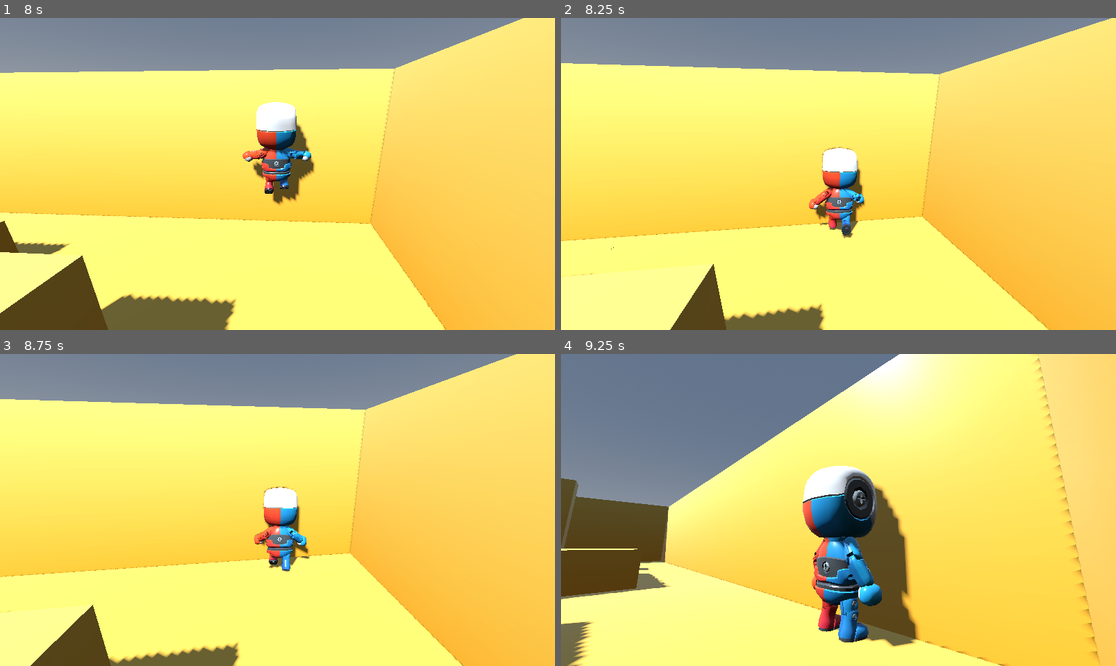
Above: before the commit, frames 1-4 (two rows, left to right).
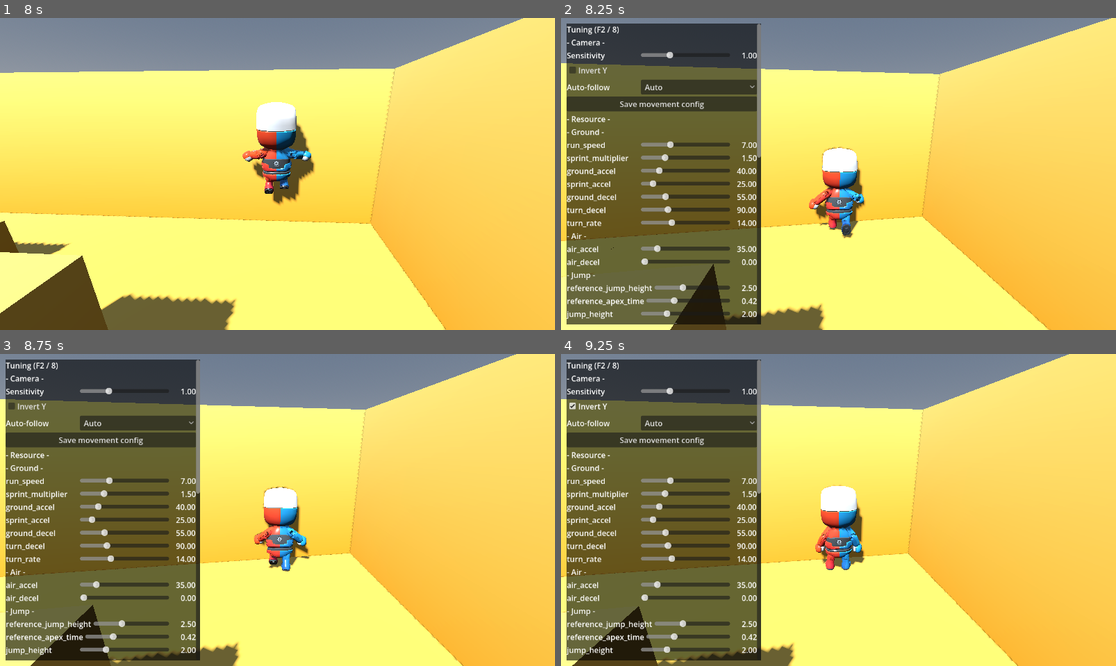
Above: after the commit, the same moments.

Repository: bistlaudio/Attimo
Game: Godot game, scene res://scenes/test/test_scene.tscn
The game is run twice, just before and just after one commit, with the same random seed, the same clock (stepped at 60 frames per second) and the same inputs.
Inputs (mouse positions are in pixels of both pictures, inside the frame that each line leads up to):
- Up to frame 1 (8 s): tap Enter at 0.5 s; move the mouse to (305, 174) at 0.52 s; hold W (move_forward) 0.53-5.78 s; right-click (305, 174) at 0.6 s; click (305, 174) at 0.67 s; tap Space (jump) at 0.77, 1.52, 3.02, 3.77, 4.52, 6.02, 6.77, 7.52 s; move the mouse to (249, 174) at 1.27 s; tap Middle mouse button (camera_recenter) at 1.35 s; click (249, 174) at 1.42 s; move the mouse to (288, 167) at 2.02 s; hold Q (dash) 2.03-2.78 s; click (288, 167) at 2.17 s; move the mouse to (271, 180) at 2.77 s; tap E (interact) at 2.85 s; click (271, 180) at 2.92 s; move the mouse to (316, 177) at 3.52 s; tap Mouse wheel down (module_next) at 3.6 s; click (316, 177) at 3.67 s; move the mouse to (233, 170) at 4.27 s; tap Mouse wheel up (module_prev) at 4.35 s; click (233, 170) at 4.42 s; move the mouse to (283, 174) at 5.02 s; hold Shift (sprint) 5.03-5.78 s; click (283, 174) at 5.17 s; move the mouse to (255, 167) at 5.77 s; hold D (move_right) 5.78-6.53 s; click (255, 167) at 5.85 s; move the mouse to (305, 174) at 6.52 s; hold W (move_forward) from 6.53 s (still down); tap K at 6.6 s; click (305, 174) at 6.67 s; move the mouse to (249, 174) at 7.27 s; tap Ctrl at 7.35 s; click (249, 174) at 7.42 s
- Up to frame 2 (8.25 s): keep holding W (move_forward); move the mouse to (849, 167) at 8.02 s; tap 8 at 8.1 s; click (849, 167) at 8.17 s
- Up to frame 3 (8.75 s): keep holding W (move_forward)
- Up to frame 4 (9.25 s): release W (move_forward) at 8.75 s; click (660, 407) at 8.75 s, where only the run after the commit has a clickable "Invert Y"

Frame 1 is identical in both runs. In frame 2, 34% of the frame differs, in the area x 1-37%, y 1-99%; in frame 3, 34%; in frame 4, 54%, in the area x 0-97%, y 0-100%.

Commit message:
feat(02-12): camera section, auto-follow selector and editor-only Save in the tuning panel
- Sensitivity, invert-Y and Auto-follow apply to the rig and save to settings_path
- Selector items come from CameraSettings.AUTO_FOLLOW_MODES, unknown modes are refused
- Save movement config is enabled only in the editor and never writes user://
- TuningPanel instanced in the test scene after the MetricsOverlay

Co-Authored-By: Claude Sonnet 5.5 <noreply@anthropic.com>

Diff:
--- a/attimo/scenes/debug/tuning_panel.tscn
+++ b/attimo/scenes/debug/tuning_panel.tscn
@@ -31,6 +31,59 @@
 layout_mode = 2
 text = "Tuning (F2 / 8)"
 
+[node name="CameraHeader" type="Label" parent="PanelContainer/Scroll/Content"]
+layout_mode = 2
+text = "- Camera -"
+
+[node name="SensitivityRow" type="HBoxContainer" parent="PanelContainer/Scroll/Content"]
+layout_mode = 2
+
+[node name="SensitivityLabel" type="Label" parent="PanelContainer/Scroll/Content/SensitivityRow"]
+custom_minimum_size = Vector2(150, 0)
+layout_mode = 2
+text = "Sensitivity"
+
+[node name="SensitivitySlider" type="HSlider" parent="PanelContainer/Scroll/Content/SensitivityRow"]
+unique_name_in_owner = true
+custom_minimum_size = Vector2(150, 0)
+layout_mode = 2
+size_flags_horizontal = 3
+size_flags_vertical = 4
+min_value = 0.1
+max_value = 3.0
+step = 0.05
+value = 1.0
+
+[node name="SensitivityValue" type="Label" parent="PanelContainer/Scroll/Content/SensitivityRow"]
+unique_name_in_owner = true
+custom_minimum_size = Vector2(52, 0)
+layout_mode = 2
+text = "1.00"
+horizontal_alignment = 2
+
+[node name="InvertYCheck" type="CheckBox" parent="PanelContainer/Scroll/Content"]
+unique_name_in_owner = true
+layout_mode = 2
+text = "Invert Y"
+
+[node name="AutoFollowRow" type="HBoxContainer" parent="PanelContainer/Scroll/Content"]
+layout_mode = 2
+
+[node name="AutoFollowLabel" type="Label" parent="PanelContainer/Scroll/Content/AutoFollowRow"]
+custom_minimum_size = Vector2(150, 0)
+layout_mode = 2
+text = "Auto-follow"
+
+[node name="AutoFollowSelector" type="OptionButton" parent="PanelContainer/Scroll/Content/AutoFollowRow"]
+unique_name_in_owner = true
+layout_mode = 2
+size_flags_horizontal = 3
+
+[node name="SaveButton" type="Button" parent="PanelContainer/Scroll/Content"]
+unique_name_in_owner = true
+layout_mode = 2
+text = "Save movement config"
+
 [node name="Rows" type="VBoxContainer" parent="PanelContainer/Scroll/Content"]
 unique_name_in_owner = true
 layout_mode = 2
--- a/attimo/scenes/test/test_scene.tscn
+++ b/attimo/scenes/test/test_scene.tscn
@@ -8,6 +8,7 @@
 [ext_resource type="PackedScene" path="res://scenes/debug/event_log.tscn" id="6_log"]
 [ext_resource type="PackedScene" path="res://scenes/camera/camera_rig.tscn" id="7_rig"]
 [ext_resource type="PackedScene" path="res://scenes/debug/metrics_overlay.tscn" id="8_metrics"]
+[ext_resource type="PackedScene" path="res://scenes/debug/tuning_panel.tscn" id="9_tuning"]
 
 [sub_resource type="ProceduralSkyMaterial" id="ProceduralSkyMaterial_sky"]
 
@@ -181,3 +182,5 @@
 [node name="EventLog" parent="." instance=ExtResource("6_log")]
 
 [node name="MetricsOverlay" parent="." instance=ExtResource("8_metrics")]
+
+[node name="TuningPanel" parent="." instance=ExtResource("9_tuning")]
--- a/attimo/scripts/debug/tuning_panel.gd
+++ b/attimo/scripts/debug/tuning_panel.gd
@@ -15,14 +15,31 @@
 @export var settings_path: String = CameraSettings.DEFAULT_PATH
 
 var _config: MovementConfig
+var _rig: CameraRig
 var _sliders: Dictionary[StringName, HSlider] = {}
 var _value_labels: Dictionary[StringName, Label] = {}
 
 @onready var _rows: VBoxContainer = %Rows
+@onready var _sensitivity_slider: HSlider = %SensitivitySlider
+@onready var _sensitivity_value: Label = %SensitivityValue
+@onready var _invert_y_check: CheckBox = %InvertYCheck
+@onready var _auto_follow_selector: OptionButton = %AutoFollowSelector
+@onready var _save_button: Button = %SaveButton
 
 
 func _ready() -> void:
 	visible = false
+	# The camera controls take their range and choices from CameraSettings, so panel and settings cannot disagree.
+	_sensitivity_slider.min_value = CameraSettings.SENSITIVITY_MIN
+	_sensitivity_slider.max_value = CameraSettings.SENSITIVITY_MAX
+	for mode: String in CameraSettings.AUTO_FOLLOW_MODES:
+		_auto_follow_selector.add_item(mode.capitalize())
+	_sensitivity_slider.value_changed.connect(set_sensitivity)
+	_invert_y_check.toggled.connect(set_invert_y)
+	_auto_follow_selector.item_selected.connect(_on_auto_follow_selected)
+	# A15: the shared res:// config is only ever saved from the editor.
+	_save_button.disabled = not OS.has_feature("editor")
+	_save_button.pressed.connect(_on_save_pressed)
 	# Deferred, so the scene order of panel, player and rig does not matter.
 	_bind.call_deferred()
 
@@ -40,6 +57,43 @@
 		return
 	slider.set_value_no_signal(value)
 	_apply(slider.value, property)
+
+
+## Sets the mouse sensitivity multiplier (clamped to the CameraSettings range), applies it to the rig and saves it.
+func set_sensitivity(value: float) -> void:
+	var clamped: float = clampf(value, CameraSettings.SENSITIVITY_MIN, CameraSettings.SENSITIVITY_MAX)
+	_sensitivity_slider.set_value_no_signal(clamped)
+	_sensitivity_value.text = _format(clamped)
+	var updated: CameraSettings = _copy_rig_settings()
+	if updated == null:
+		return
+	updated.sensitivity = clamped
+	_apply_camera_settings(updated)
+
+
+## Flips the vertical mouse look, applies it to the rig and saves it.
+func set_invert_y(enabled: bool) -> void:
+	_invert_y_check.set_pressed_no_signal(enabled)
+	var updated: CameraSettings = _copy_rig_settings()
+	if updated == null:
+		return
+	updated.invert_y = enabled
+	_apply_camera_settings(updated)
+
+
+## Sets the auto-follow mode (A41), applies it to the rig and saves it. A mode outside
+## CameraSettings.AUTO_FOLLOW_MODES is refused: nothing changes and the selector keeps showing the rig's mode.
+func set_auto_follow_mode(mode: String) -> void:
+	var index: int = CameraSettings.AUTO_FOLLOW_MODES.find(mode)
+	if index < 0:
+		_sync_camera_controls()
+		return
+	_auto_follow_selector.select(index)
+	var updated: CameraSettings = _copy_rig_settings()
+	if updated == null:
+		return
+	updated.auto_follow_mode = mode
+	_apply_camera_settings(updated)
 
 
 func _unhandled_input(event: InputEvent) -> void:
@@ -59,12 +113,68 @@
 
 
 func _bind() -> void:
-	if _config != null:
-		return
-	var player: PlayerController = get_tree().get_first_node_in_group(&"player") as PlayerController
-	if player != null and player.config != null:
-		_config = player.config
-		_build_rows()
+	if _config == null:
+		var player: PlayerController = get_tree().get_first_node_in_group(&"player") as PlayerController
+		if player != null and player.config != null:
+			_config = player.config
+			_build_rows()
+	if _rig == null:
+		_rig = _find_rig()
+		_sync_camera_controls()
+
+
+## The CameraRig that owns the viewport's current camera, found by walking up its parents.
+func _find_rig() -> CameraRig:
+	var node: Node = get_viewport().get_camera_3d()
+	while node != null:
+		var rig: CameraRig = node as CameraRig
+		if rig != null:
+			return rig
+		node = node.get_parent()
+	return null
+
+
+## Shows the rig's current settings in the camera controls without triggering a change.
+func _sync_camera_controls() -> void:
+	if _rig == null or _rig.settings == null:
+		return
+	_sensitivity_slider.set_value_no_signal(_rig.settings.sensitivity)
+	_sensitivity_value.text = _format(_rig.settings.sensitivity)
+	_invert_y_check.set_pressed_no_signal(_rig.settings.invert_y)
+	var index: int = CameraSettings.AUTO_FOLLOW_MODES.find(_rig.settings.auto_follow_mode)
+	if index >= 0:
+		_auto_follow_selector.select(index)
+
+
+## A copy of the rig's settings to change (CameraSettings is plain data), or null without a rig.
+func _copy_rig_settings() -> CameraSettings:
+	if _rig == null or _rig.settings == null:
+		return null
+	var copy: CameraSettings = CameraSettings.new()
+	copy.sensitivity = _rig.settings.sensitivity
+	copy.invert_y = _rig.settings.invert_y
+	copy.auto_follow_mode = _rig.settings.auto_follow_mode
+	return copy
+
+
+## Gives the rig the changed settings and saves them to settings_path (D-19, CAM-03).
+func _apply_camera_settings(updated: CameraSettings) -> void:
+	_rig.apply_settings(updated)
+	updated.save_to(settings_path)
+
+
+func _on_auto_follow_selected(index: int) -> void:
+	if index >= 0 and index < CameraSettings.AUTO_FOLLOW_MODES.size():
+		set_auto_follow_mode(CameraSettings.AUTO_FOLLOW_MODES[index])
+
+
+## Writes the live MovementConfig back to its own res:// file. Editor only (A15, T-02-16); never user://.
+func _on_save_pressed() -> void:
+	if not OS.has_feature("editor") or _config == null:
+		return
+	if not _config.resource_path.begins_with("res://"):
+		return
+	ResourceSaver.save(_config, _config.resource_path)
 
 
 func _build_rows() -> void:
